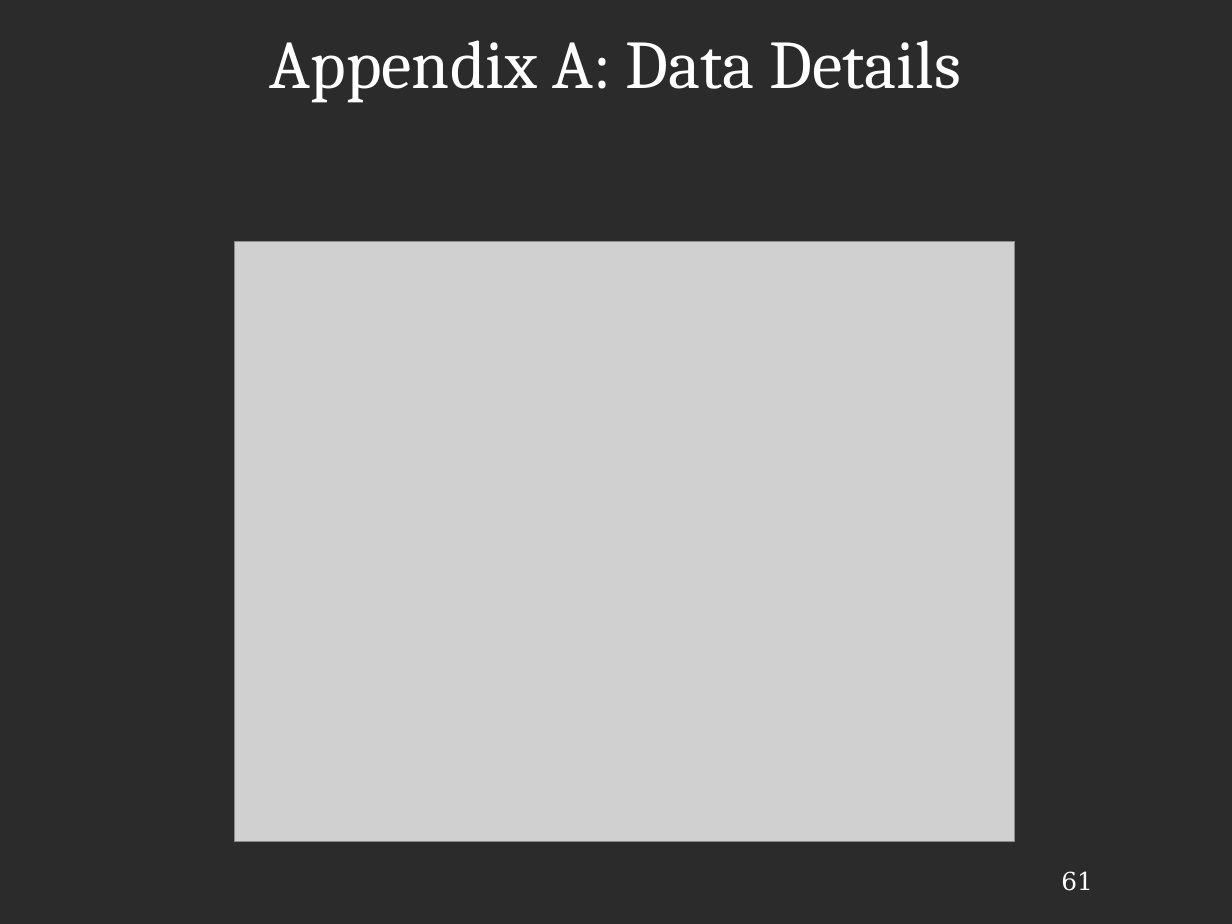
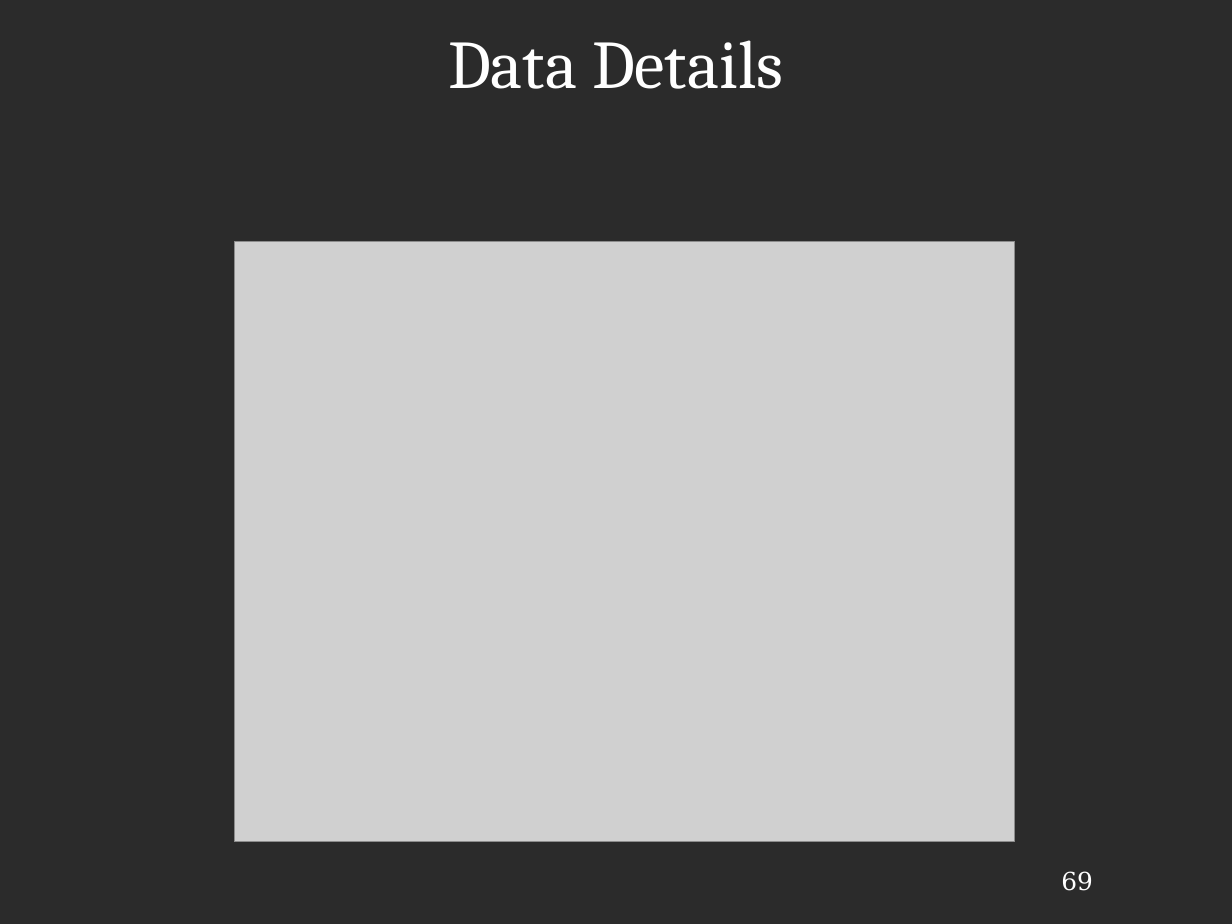
Before and after one commit to JRMeyer/defense, a slide deck: slide 69 of defense.odp (slide 61 before the commit). Drawn at 1232x924 pixels with LibreOffice and Linux fonts; fonts in the diff are those of the drawing; grey boxes stand for pictures; background and template pictures are left out; a plain dark background stands for a picture behind light text. Boxes give left, top, right and bottom in pixels: in the first picture for what was removed or moved away, otherwise in the second. Text is boxed around its words. In the diff, an @@ line names an element or a change of style, - is before the commit and + after.

```diff
--- a/defense.odp
+++ b/defense.odp
@@ title at [448, 40, 783, 89]: text changed @@
-Appendix A: Data Details
+Data Details
@@ page number at [1061, 871, 1093, 891]: text changed @@
-61
+69
```
Also in this commit, not shown: 22 other slides changed, 14 slides added, 1 slide removed, 4 other files.
